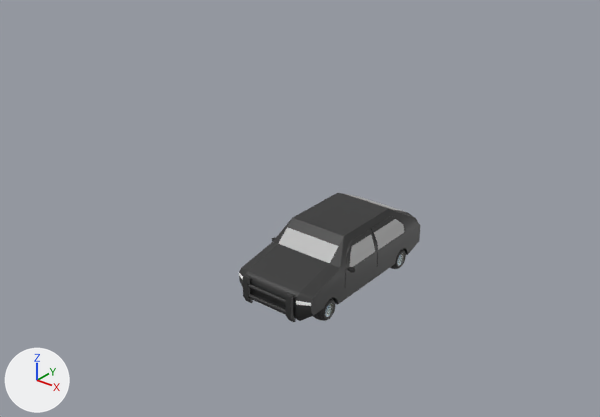
Before and after pictures for a commit that changed the FBX model HES/Assets/Models/police car.fbx.
One viewpoint serves both versions: a 50 mm lens placed at (0.183, -0.249, 0.179), pointed at (-0.007, -0.012, 0.032). Every picture has the same lights, and +X, +Y and +Z are marked at lower left. Where no turn or scale is listed for an object, it has been applied to the vertices.

In view in the first picture: 'BackWheelL', 'FrontWheelL', 'car'.
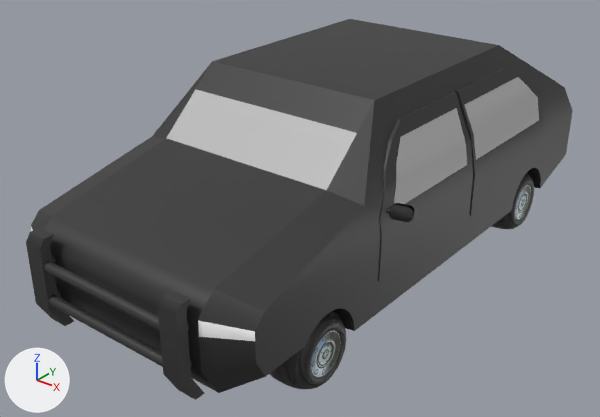
What changed in the scene script:
```text
Change ob_car:
    ob_car.location: (0.0004, 0.0004, 0.0119) -> (0.0004, 0.0004, 0.0539)
    ob_car.scale: (0.01, 0.01, 0.01) -> (0.0282, 0.0282, 0.0282)
Change ob_frontwheell:
    ob_frontwheell.location: (0.015, -0.0251, 0.0003) -> (0.0414, -0.071, 0.0198)
    ob_frontwheell.scale: (0.01, 0.01, 0.01) -> (0.0282, 0.0282, 0.0282)
Change ob_backwheell:
    ob_backwheell.location: (0.015, 0.027, 0.0003) -> (0.0412, 0.0752, 0.0197)
    ob_backwheell.scale: (0.01, 0.01, 0.01) -> (0.0282, 0.0282, 0.0282)
```

Changed parts and their boxes (x1, y1, x2, y2) in the pictures (600 x 417 px):
'car', moved, rescaled (201% wider, 194% taller)
    before: (239, 193, 420, 322)
    after: (26, 19, 573, 400)
'FrontWheelL', moved, rescaled (235% wider, 229% taller)
    before: (313, 298, 335, 321)
    after: (270, 311, 346, 389)
'BackWheelL', moved, rescaled (159% wider, 171% taller)
    before: (390, 249, 406, 269)
    after: (491, 173, 534, 229)
